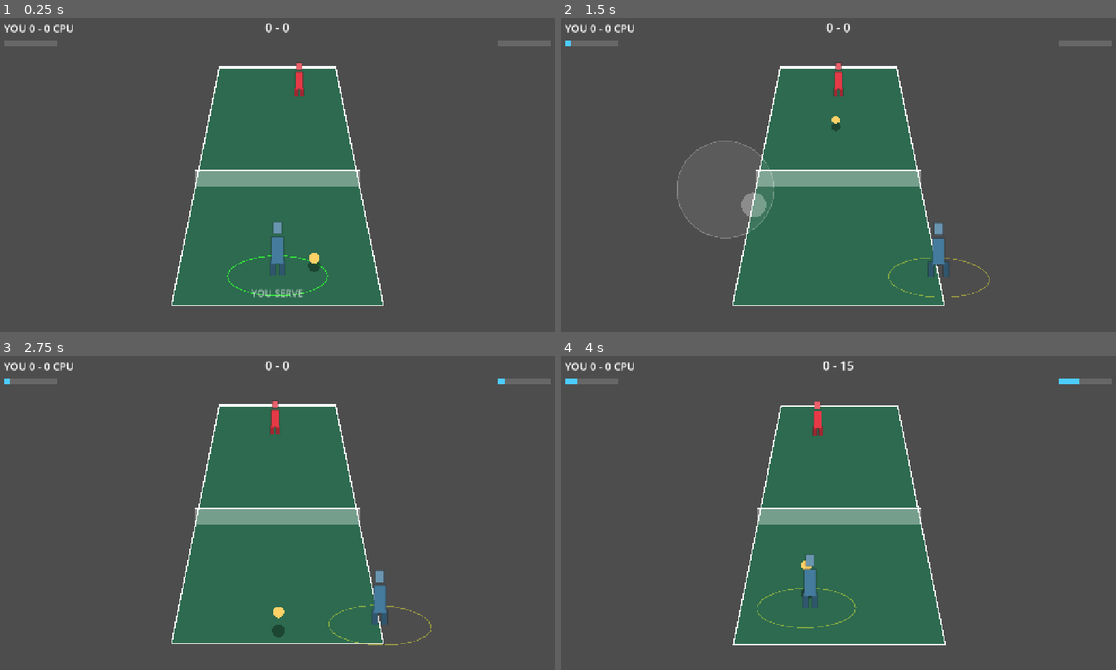
Above: before the commit, frames 1-4 (two rows, left to right).
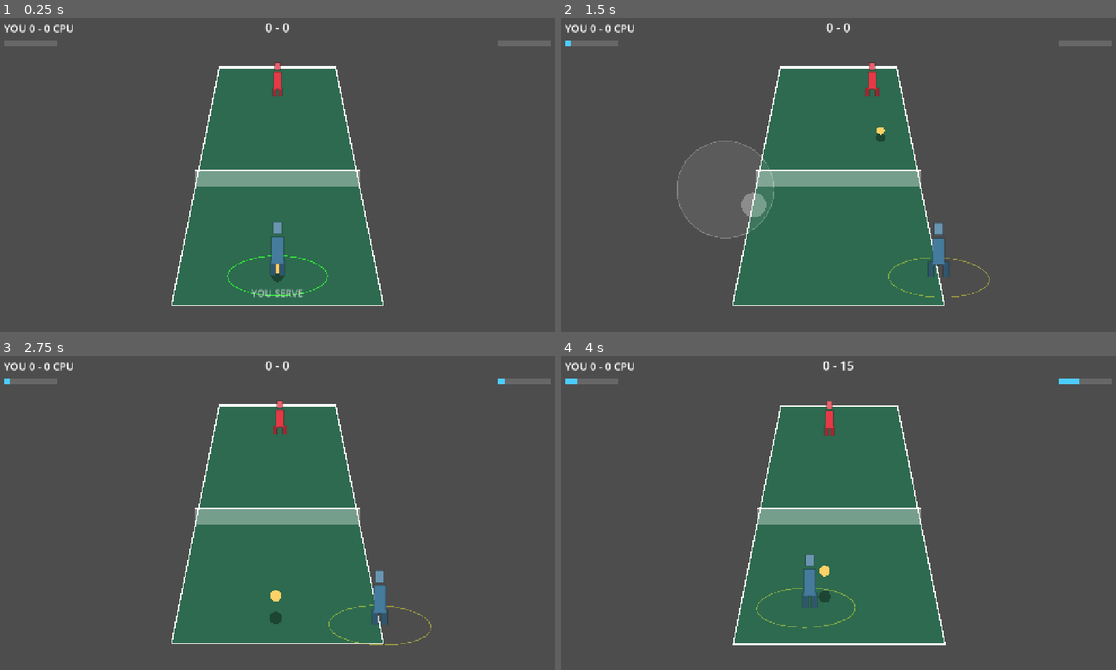
Above: after the commit, the same moments.

Repository: slamcoderpt/TennisGame
Game: Godot game, scene res://src/view/match.tscn
The game is run twice, just before and just after one commit, with the same random seed, the same clock (stepped at 60 frames per second) and the same inputs.
Inputs (mouse positions are in pixels of both pictures, inside the frame that each line leads up to):
- Up to frame 1 (0.25 s): no input
- Up to frame 2 (1.5 s): tap Enter (ui_accept) at 0.5, 0.77 s; move the mouse to (960, 156) at 0.52 s; hold Right (ui_right) 0.53-1.25 s; click (960, 156) at 0.67 s; drag from (727, 187) to (810, 237) at 1.27 s
- Up to frame 3 (2.75 s): move the mouse to (333, 440) at 2.02 s; hold Right (ui_right) from 2.03 s (still down)
- Up to frame 4 (4 s): release Right (ui_right) at 2.75 s; drag from (810, 575) to (666, 462) at 2.77 s; move the mouse to (1010, 560) at 3.52 s; hold Left (ui_left) from 3.53 s (still down); tap Enter (ui_accept) at 3.77 s

The runs differ from the first frame. In frame 1, 0.5% of the frame differs, in the area x 48-58%, y 14-85%; in frame 2, 0.4%; in frame 3, 0.5%; in frame 4, 0.8%, in the area x 30-70%, y 14-92%.

Commit message:
feat: serve ball follows the server's hand; aim by stick

Diff:
--- a/src/sim/court_sim.gd
+++ b/src/sim/court_sim.gd
@@ -32,7 +32,6 @@
 const TARGET_DEPTH := HALF_LENGTH - 3.0
 const SERVE_DEPTH := 8.0
 const SERVE_HEIGHT := 0.4        # low "in-hand" rest height before the toss
-const SERVE_X := 1.5             # deuce/ad offset; small enough that a center server still reaches it
 const TOSS_VELOCITY := 9.0       # upward toss speed (~0.8s airtime, apex ~2.2 units above rest)
 const IDEAL_CONTACT_HEIGHT := 2.2  # best timing sits at the toss apex
 const CONTACT_WINDOW := 1.8      # generous timing window around the ideal contact height
@@ -41,7 +40,6 @@
 const SERVE_SPEED_MAX := 22.0
 const SERVE_LAUNCH := 7.0        # upward velocity imparted to the served ball
 const SERVE_TAP_QUALITY := 0.5   # a no-toss tap serves at this default quality
-const SERVE_AIM_NUDGE := 1.0     # how far the stick can shift the cross-court serve target
 const POINT_PAUSE_TICKS := 45   # short freeze after a point so the result reads
 const METER_PER_HIT := 0.12     # meter gained by the hitter each swing
 const METER_PER_POINT := 0.25   # meter gained by the winner of a point
@@ -72,10 +70,7 @@
 	reset_for_serve()
 
 func reset_for_serve() -> void:
-	var s := int(players[server].side)
-	var ad: bool = (score.points[0] + score.points[1]) % 2 == 1
-	var serve_x := SERVE_X * (float(s) if ad else -float(s))
-	ball.pos = Vector2(serve_x, SERVE_DEPTH * float(s))
+	ball.pos = players[server].pos
 	ball.prev_pos = ball.pos
 	ball.height = SERVE_HEIGHT
 	ball.prev_height = SERVE_HEIGHT
@@ -134,6 +129,8 @@
 func _update_toss(inputs) -> void:
 	if ball.in_play:
 		return
+	if not is_tossing:
+		ball.pos = players[server].pos      # the ball stays in the server's hand until the toss
 	if inputs[server].hit_held and not is_tossing:
 		is_tossing = true
 		ball.v_height = TOSS_VELOCITY
@@ -280,7 +277,7 @@
 			return false
 		quality = clampf(1.0 - absf(ball.height - IDEAL_CONTACT_HEIGHT) / CONTACT_WINDOW, 0.0, 1.0)
 	var speed := lerpf(SERVE_SPEED_MIN, SERVE_SPEED_MAX, quality)
-	var aim_x := clampf(-ball.pos.x + clampf(input.move.x, -1.0, 1.0) * SERVE_AIM_NUDGE, -AIM_MAX_X, AIM_MAX_X)
+	var aim_x := clampf(input.move.x, -1.0, 1.0) * AIM_MAX_X
 	var target := Vector2(aim_x, -p.side * TARGET_DEPTH)
 	ball.vel = (target - ball.pos).normalized() * speed
 	ball.v_height = SERVE_LAUNCH
--- a/tests/test_serve.gd
+++ b/tests/test_serve.gd
@@ -8,22 +8,20 @@
 	f.hit_held = true
 	return f
 
-func test_serve_starts_on_a_deuce_or_ad_spot() -> void:
+func test_serve_starts_in_hand_at_the_server() -> void:
 	var sim := CourtSim.new()
-	check(absf(sim.ball.pos.x) == CourtSim.SERVE_X, "serve ball must start offset to a deuce/ad spot")
+	check(sim.ball.pos == sim.players[sim.server].pos, "the serve ball starts in the server's hand")
 	check(sim.ball.height == CourtSim.SERVE_HEIGHT, "serve ball rests at the in-hand height")
+	check(not sim.ball.in_play, "serve ball is not in play until struck")
 
-func test_serve_side_alternates_each_point() -> void:
+func test_serve_ball_follows_the_hand() -> void:
 	var sim := CourtSim.new()
-	var first_x: float = sim.ball.pos.x
-	sim.score.points = [1, 0]        # one point played -> next serve is the other court
-	sim.reset_for_serve()
-	check(sim.ball.pos.x == -first_x, "the serve spot must switch sides after a point")
-
-func test_center_server_can_still_reach_the_serve() -> void:
-	var sim := CourtSim.new()
-	var dist: float = sim.ball.pos.distance_to(sim.players[0].pos)
-	check(dist <= CourtSim.REACH, "center server must reach the offset serve spot (dist=%s)" % dist)
+	var move := InputFrame.new()
+	move.move = Vector2(-1, 0)          # walk left while the ball is in hand (not holding hit)
+	for i in 20:
+		sim.tick([move, InputFrame.new()])
+	check(sim.players[0].pos.x < 0.0, "the server moved left")
+	check(sim.ball.pos == sim.players[0].pos, "the in-hand ball follows the server")
 
 func test_toss_rises_then_falls() -> void:
 	var sim := CourtSim.new()
@@ -37,15 +35,17 @@
 
 func test_missed_toss_is_a_fault() -> void:
 	var sim := CourtSim.new()
-	# hold and never release: the toss falls to the ground untouched -> fault
 	for i in 120:
 		sim.tick([_held(), InputFrame.new()])
 	check(sim.serve_faults >= 1, "a toss that lands untouched must be a serve fault")
 
-func _toss_and_release_at(sim, hold_ticks: int) -> void:
+func _toss_and_release_at(sim, hold_ticks: int, stick := Vector2.ZERO) -> void:
 	for i in hold_ticks:
-		sim.tick([_held(), InputFrame.new()])
+		var h := _held()
+		h.move = stick
+		sim.tick([h, InputFrame.new()])
 	var rel := InputFrame.new()
+	rel.move = stick
 	rel.hit_pressed = true
 	sim.tick([rel, InputFrame.new()])
 
@@ -53,20 +53,27 @@
 	var good := CourtSim.new()
 	_toss_and_release_at(good, 24)
 	var good_speed: float = good.ball.vel.length()
-
 	var early := CourtSim.new()
 	_toss_and_release_at(early, 3)
 	var early_speed: float = early.ball.vel.length()
-
 	check(good.ball.in_play, "a well-timed toss must produce a live serve")
 	check(good_speed > early_speed + 1.0, "releasing near the apex must serve faster than an early release")
 
-func test_serve_aims_cross_court() -> void:
-	var sim := CourtSim.new()
-	var serve_x: float = sim.ball.pos.x
-	_toss_and_release_at(sim, 24)
-	check(sim.ball.in_play, "serve should be live")
-	check(signf(sim.ball.vel.x) == -signf(serve_x), "the serve must travel cross-court (toward the opposite side)")
+func test_serve_speed_follows_toss_timing_not_hold_time() -> void:
+	var apex := CourtSim.new()
+	_toss_and_release_at(apex, 24)
+	var late := CourtSim.new()
+	_toss_and_release_at(late, 44)
+	check(apex.ball.in_play and late.ball.in_play, "both serves should be live")
+	check(apex.ball.vel.length() > late.ball.vel.length() + 1.0, "apex timing must serve faster than a late (longer-held) release")
+
+func test_serve_aims_by_stick() -> void:
+	var left := CourtSim.new()
+	_toss_and_release_at(left, 24, Vector2(-1, 0))
+	check(left.ball.in_play and left.ball.vel.x < 0.0, "stick left must serve to the left")
+	var right := CourtSim.new()
+	_toss_and_release_at(right, 24, Vector2(1, 0))
+	check(right.ball.in_play and right.ball.vel.x > 0.0, "stick right must serve to the right")
 
 func test_tap_serve_still_works() -> void:
 	var sim := CourtSim.new()
@@ -76,15 +83,3 @@
 	check(sim.ball.in_play, "a plain tap must still serve the ball")
 	check(sim.ball.vel.y > 0.0, "the tap serve travels to the far side")
 	check(sim.is_serve, "the tap serve is flagged as a serve")
-
-func test_serve_speed_follows_toss_timing_not_hold_time() -> void:
-	# Release at the apex (~24 ticks) vs a LATE release (~44 ticks) after the toss has
-	# fallen. The late release was HELD LONGER (more charge, under the old serve it would
-	# be faster) but is worse timing, so it must serve SLOWER. This proves serve speed
-	# tracks toss height/timing, not hold duration.
-	var apex := CourtSim.new()
-	_toss_and_release_at(apex, 24)
-	var late := CourtSim.new()
-	_toss_and_release_at(late, 44)
-	check(apex.ball.in_play and late.ball.in_play, "both serves should be live")
-	check(apex.ball.vel.length() > late.ball.vel.length() + 1.0, "apex timing must serve faster than a late (longer-held) release")
